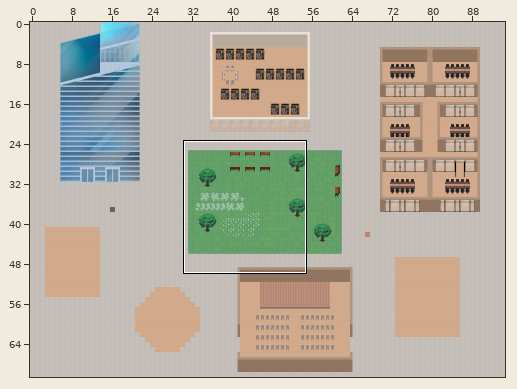
Two versions of a level (Tiled map (JSON), v1-wa-st-gobain.tmj). The picture above shows the old version from afar; the outline marks the close-up.
Close-up. Before the edit:
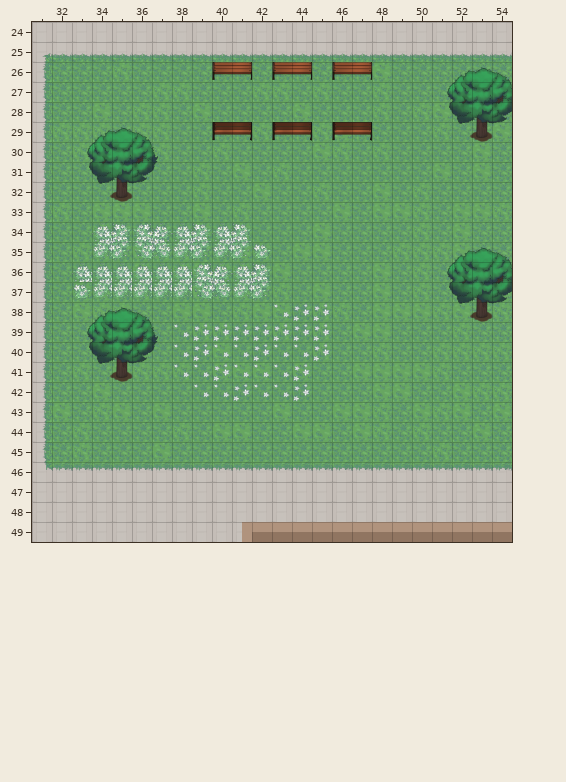
Cells are 32x32 px. Shown: x 31..54, y 24..49. The commit also changed other parts of the map, which this record leaves out. Tiles whose own drawing changed are shown in their newer look in all pictures.
New version:
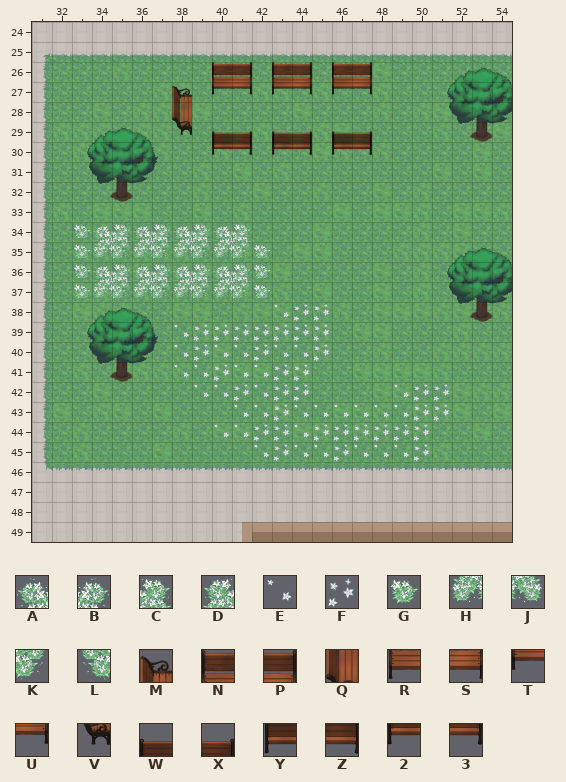
Key: from "TEST_AssetVillage": A 1481, B 1481 flipped left-right, C 1482, D 1482 flipped left-right, E 1541, F 1542, G 1544, H 1545, J 1545 flipped left-right, K 1546, L 1546 flipped left-right, M 1991 flipped left-right, N 2052, P 2053, Q 2055 flipped left-right, R 2113, S 2114, T 2116, U 2117, V 2119 flipped left-right, W 2180, X 2181, Y 2241, Z 2242, 2 2244, 3 2245.
_ is an empty cell, . an unchanged one.
Changes in this commit:
--- layer "furniture/furniture1"
@@ x 38..47 @@
-26 ..RS.RS.RS
-27 _.__.__.__
-28 _.........
-29 _.YZ.YZ.YZ
-30 ..__.__.__
+26 ..NP.NP.NP
+27 M.TU.TU.TU
+28 Q.........
+29 V.WX.WX.WX
+30 ..23.23.23
@@ x 33..42 @@
-34 _..DB.....
-35 _..LJ.....
-36 A.A.A.DBAC
-37 ..H.H.LJHK
+34 G..AC.....
+35 G..HK.....
+36 G.C.C.CACG
+37 ..K.K.KHKG
@@ x 40..51 @@
-41 ...E........
-42 ...E.....___
-43 .___________
-44 ___________.
-45 .._________.
+41 ...F........
+42 ...F.....EFF
+43 .EEFEEEEEEFF
+44 EEFFEFFFFFF.
+45 ..EFEEFEEEF.
